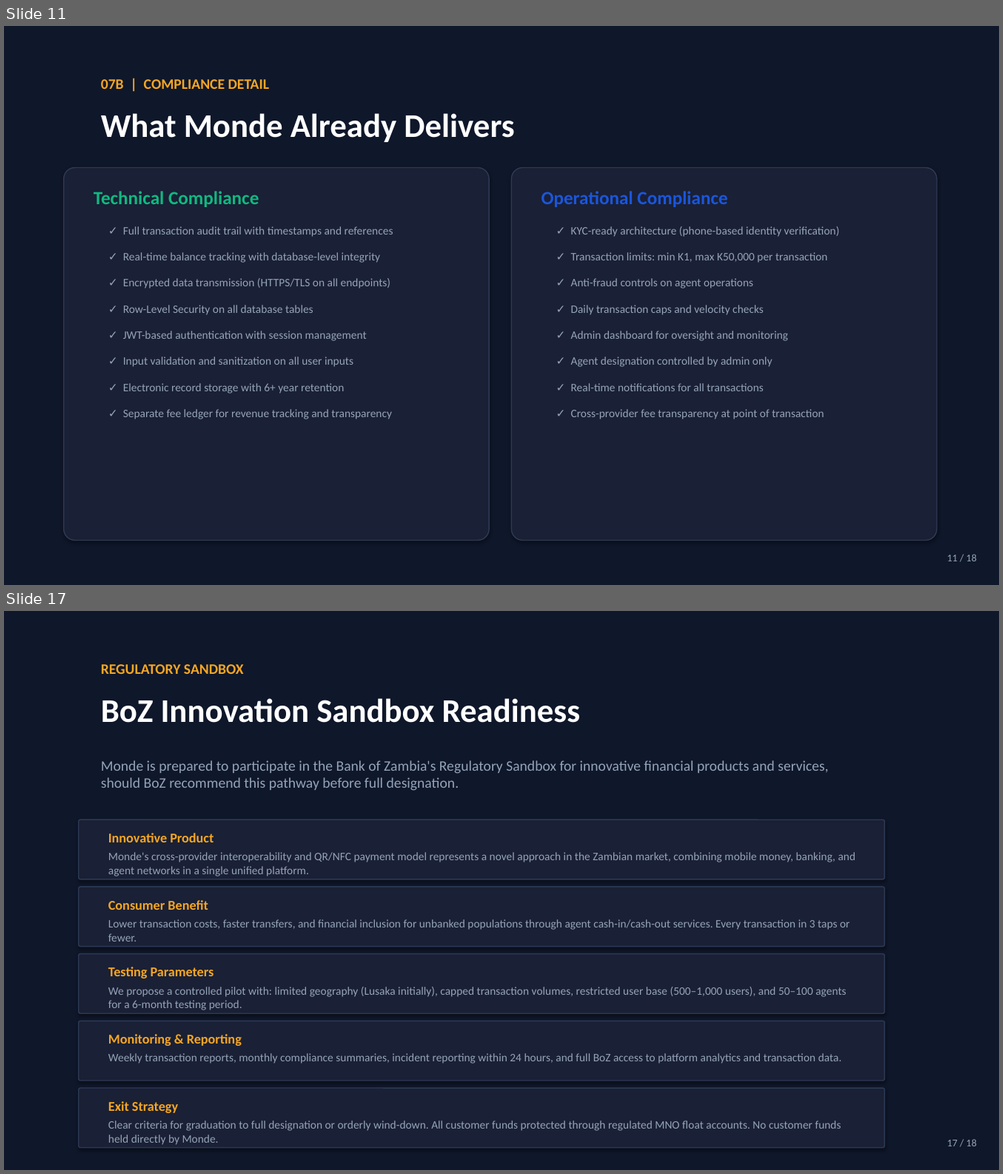
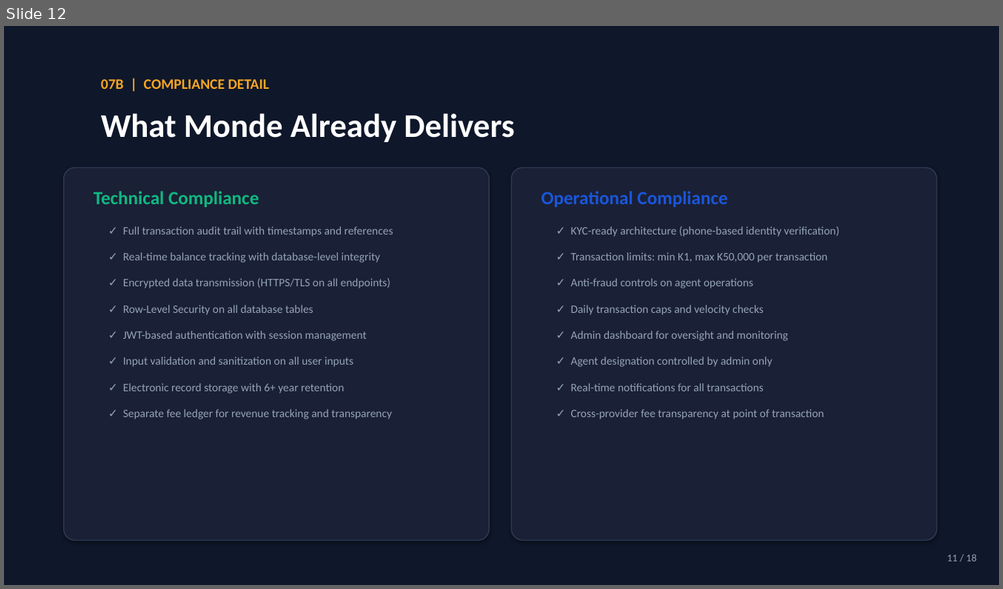
Before and after one commit to Denny-1032/Monde, a slide deck: Monde_BoZ_Presentation.pptx. Shown one above the other, each under a label of ours: slides 11 and 17 before the commit, slide 12 after it; the slides between them are not shown. The pictures are 1003x1174 and 1003x589 pixels, drawn with LibreOffice and Linux fonts; fonts in the diff are those of the drawing. Boxes give left, top, right and bottom in pixels: in the first picture for what was removed or moved away, otherwise in the second. Text is boxed around its words. In the diff, an @@ line names an element or a change of style, - is before the commit and + after.

```diff
--- a/Monde_BoZ_Presentation.pptx
+++ b/Monde_BoZ_Presentation.pptx
@@ slide 17 removed at bbox=[4, 611, 999, 1170], background #0F172A @@
@@ text removed at bbox=[101, 664, 244, 674] @@
-REGULATORY SANDBOX
@@ text removed at bbox=[101, 698, 580, 723] @@
-BoZ Innovation Sandbox Readiness
@@ text removed at bbox=[101, 760, 828, 791] @@
-Monde is prepared to participate in the Bank of Zambia's Regulatory Sandbox for innovative financial products and services, should BoZ recommend this pathway before full designation.
@@ rounded rectangle removed at bbox=[79, 820, 885, 880] @@
@@ text removed at bbox=[108, 833, 213, 843] @@
-Innovative Product
@@ text removed at bbox=[108, 852, 856, 877] @@
-Monde's cross-provider interoperability and QR/NFC payment model represents a novel approach in the Zambian market, combining mobile money, banking, and agent networks in a single unified platform.
@@ rounded rectangle removed at bbox=[79, 887, 885, 947] @@
@@ text removed at bbox=[108, 900, 208, 910] @@
-Consumer Benefit
@@ text removed at bbox=[108, 920, 849, 942] @@
-Lower transaction costs, faster transfers, and financial inclusion for unbanked populations through agent cash-in/cash-out services. Every transaction in 3 taps or fewer.
@@ rounded rectangle removed at bbox=[79, 954, 885, 1014] @@
@@ text removed at bbox=[108, 967, 214, 979] @@
-Testing Parameters
@@ text removed at bbox=[108, 987, 845, 1011] @@
-We propose a controlled pilot with: limited geography (Lusaka initially), capped transaction volumes, restricted user base (500–1,000 users), and 50–100 agents for a 6-month testing period.
@@ rounded rectangle removed at bbox=[79, 1022, 885, 1081] @@
@@ text removed at bbox=[108, 1034, 242, 1046] @@
-Monitoring & Reporting
@@ text removed at bbox=[108, 1054, 842, 1064] @@
-Weekly transaction reports, monthly compliance summaries, incident reporting within 24 hours, and full BoZ access to platform analytics and transaction data.
@@ rounded rectangle removed at bbox=[79, 1088, 885, 1148] @@
@@ text removed at bbox=[108, 1102, 178, 1113] @@
-Exit Strategy
@@ text removed at bbox=[108, 1121, 841, 1145] @@
-Clear criteria for graduation to full designation or orderly wind-down. All customer funds protected through regulated MNO float accounts. No customer funds held directly by Monde.
@@ text removed at bbox=[947, 1139, 976, 1147] @@
-17 / 18
@@ what was slide 11 is now slide 12 @@
```
Also in this commit, not shown: 10 slides changed, 4 slides added, 6 other slides removed, 25 other files.
